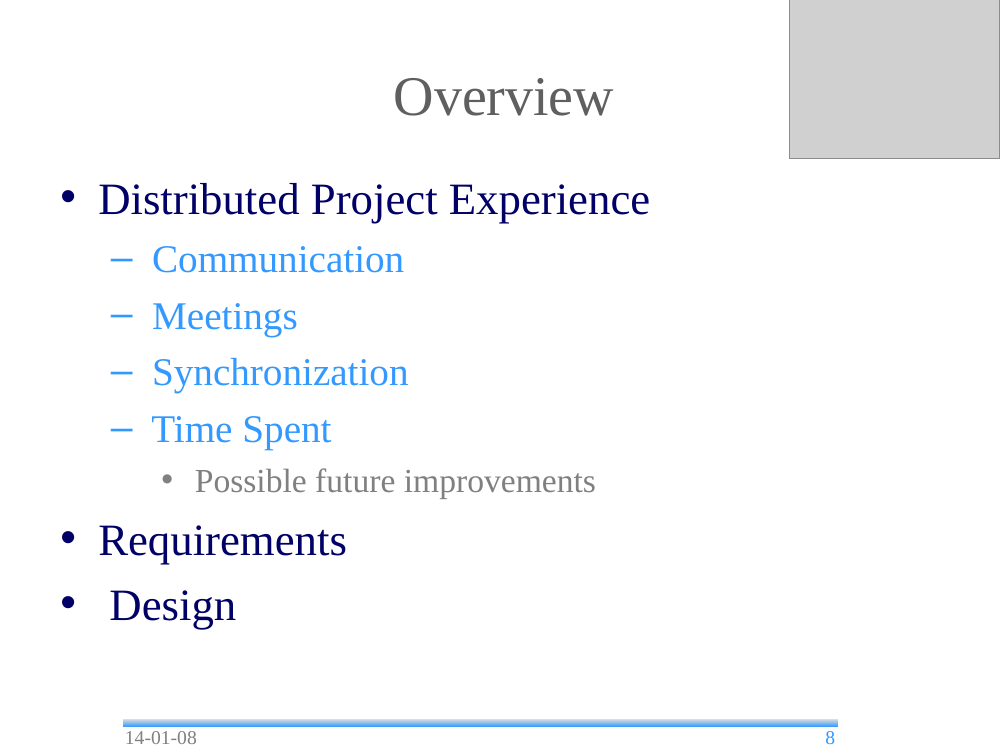
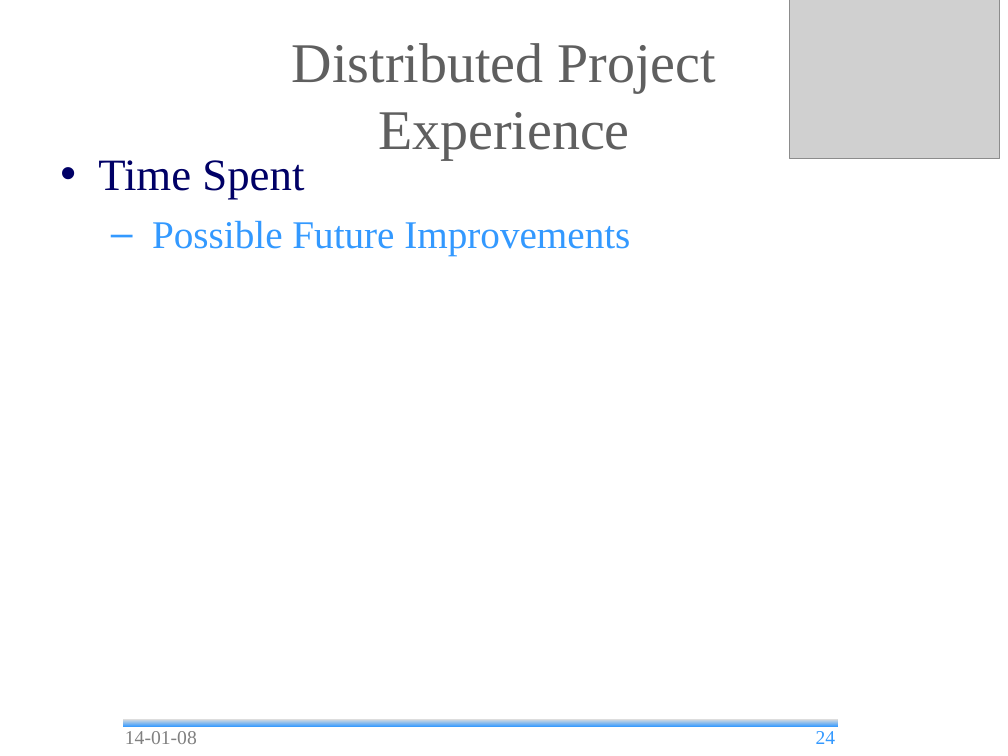
Before and after one commit to andrea-bottoli/DSD, a slide deck: slide 24 of Documentation/Presentations/Final_Presentation.odp (slide 8 before the commit). Drawn at 1008x756 pixels with LibreOffice and Linux fonts; fonts in the diff are those of the drawing; grey boxes stand for pictures; background and template pictures are left out. Boxes give left, top, right and bottom in pixels: in the first picture for what was removed or moved away, otherwise in the second. Text is boxed around its words. In the diff, an @@ line names an element or a change of style, - is before the commit and + after.

```diff
--- a/Documentation/Presentations/Final_Presentation.odp
+++ b/Documentation/Presentations/Final_Presentation.odp
@@ title added at [292,43,715,159], 40 pt, text #5F5F5F @@
+Distributed Project
+Experience
@@ title removed at [394,78,614,116] @@
-Overview
@@ text "Time Spent": place and size @@
-text "Time Spent" at [98,183,650,629]
+text "Time Spent" at [98,160,630,256]
@@ text at [98,160,304,200]: size 28 to 32 pt, text colour #3399FF to #000066 in "Time Spent"; bullet – to •; list level 2 to 1 in "Time Spent"; bullet colour #3399FF to #000066 @@
@@ text at [98,183,650,393]: paragraphs removed @@
-• Distributed Project Experience
-  – Communication
-  – Meetings
-  – Synchronization
@@ text at [152,220,630,256]: text changed; size 24 to 28 pt; text colour #808080 to #3399FF @@
-    • Possible future improvements
-• Requirements
-• Design
+  – Possible Future Improvements
@@ page number at [816,731,836,744]: text changed @@
-8
+24
```
Also in this commit, not shown: 1 other slide changed, 20 slides added, 1 other file.
